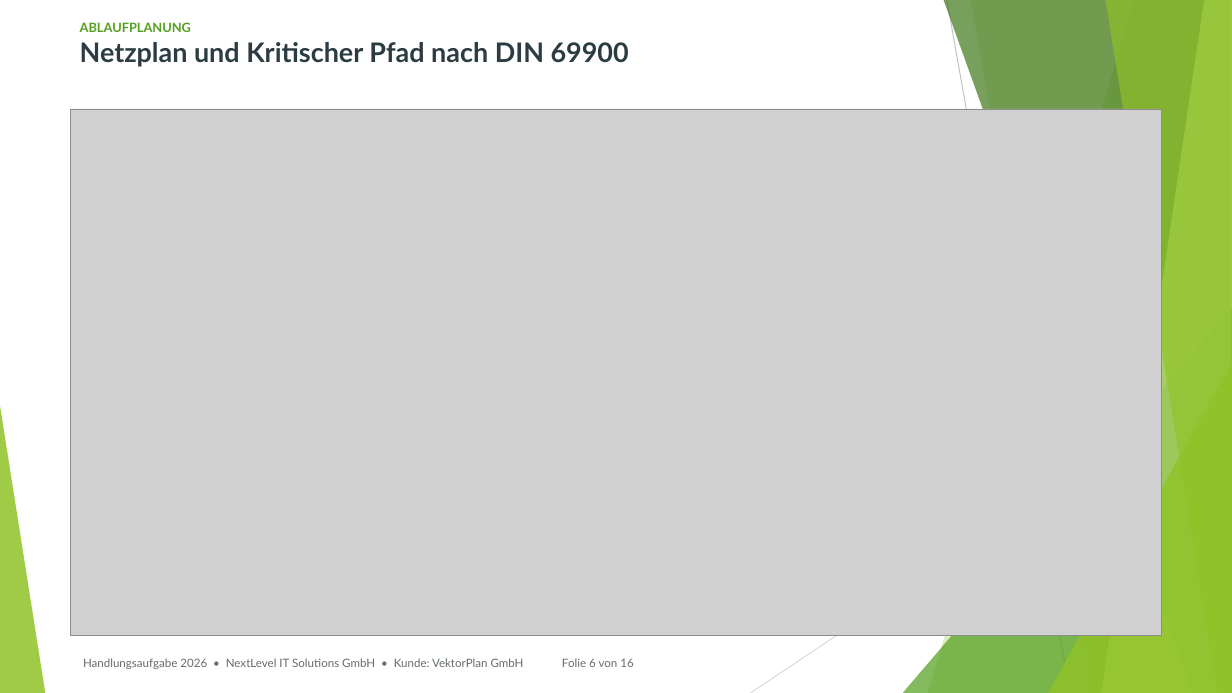
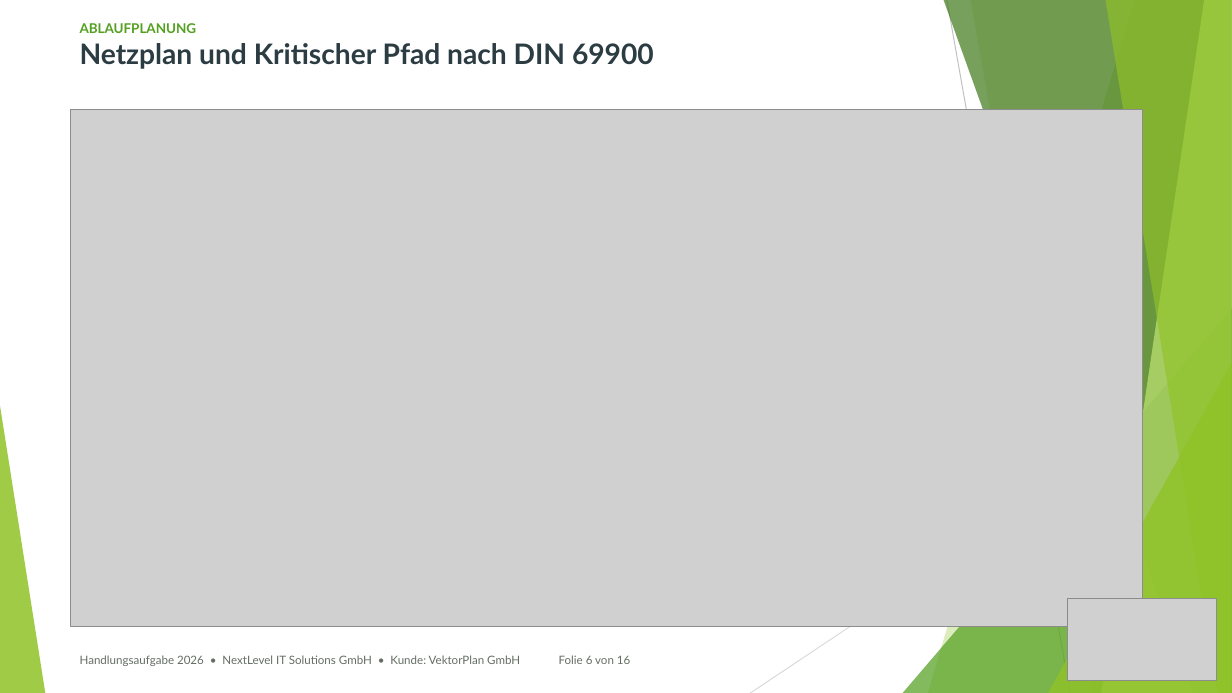
Before and after one commit to kluthjan/projekt_handlungsaufgabe, a slide deck: slide 6 of docs/08_Projektabschluss/Abschlusspraesentation.pptx. Drawn at 1232x693 pixels with LibreOffice and Linux fonts; fonts in the diff are those of the drawing; grey boxes stand for pictures. Boxes give left, top, right and bottom in pixels: in the first picture for what was removed or moved away, otherwise in the second. Text is boxed around its words. In the diff, an @@ line names an element or a change of style, - is before the commit and + after.

Commit message:
Praesentation optimiert: Widescreen-Layout vollstndig ausgenutzt, NextLevel-Logo mit transparentem Hintergrund vergroessert auf allen 16 Folien platziert, Hardware-Badges und PSP korrigiert

```diff
--- a/docs/08_Projektabschluss/Abschlusspraesentation.pptx
+++ b/docs/08_Projektabschluss/Abschlusspraesentation.pptx
@@ text "ABLAUFPLANUNG" at [80, 23, 654, 69]: size 10 to 10.5 pt in "ABLAUFPLANUNG"; size 21 to 22 pt in "Netzplan und Kritischer Pfad nach DIN 69900" @@
@@ picture: place and size @@
-picture at [71, 109, 1162, 636]
+picture at [70, 109, 1142, 627]
@@ picture added at [1068, 598, 1217, 680] @@
```
Also in this commit, not shown: 15 other slides changed, 1 other file.
